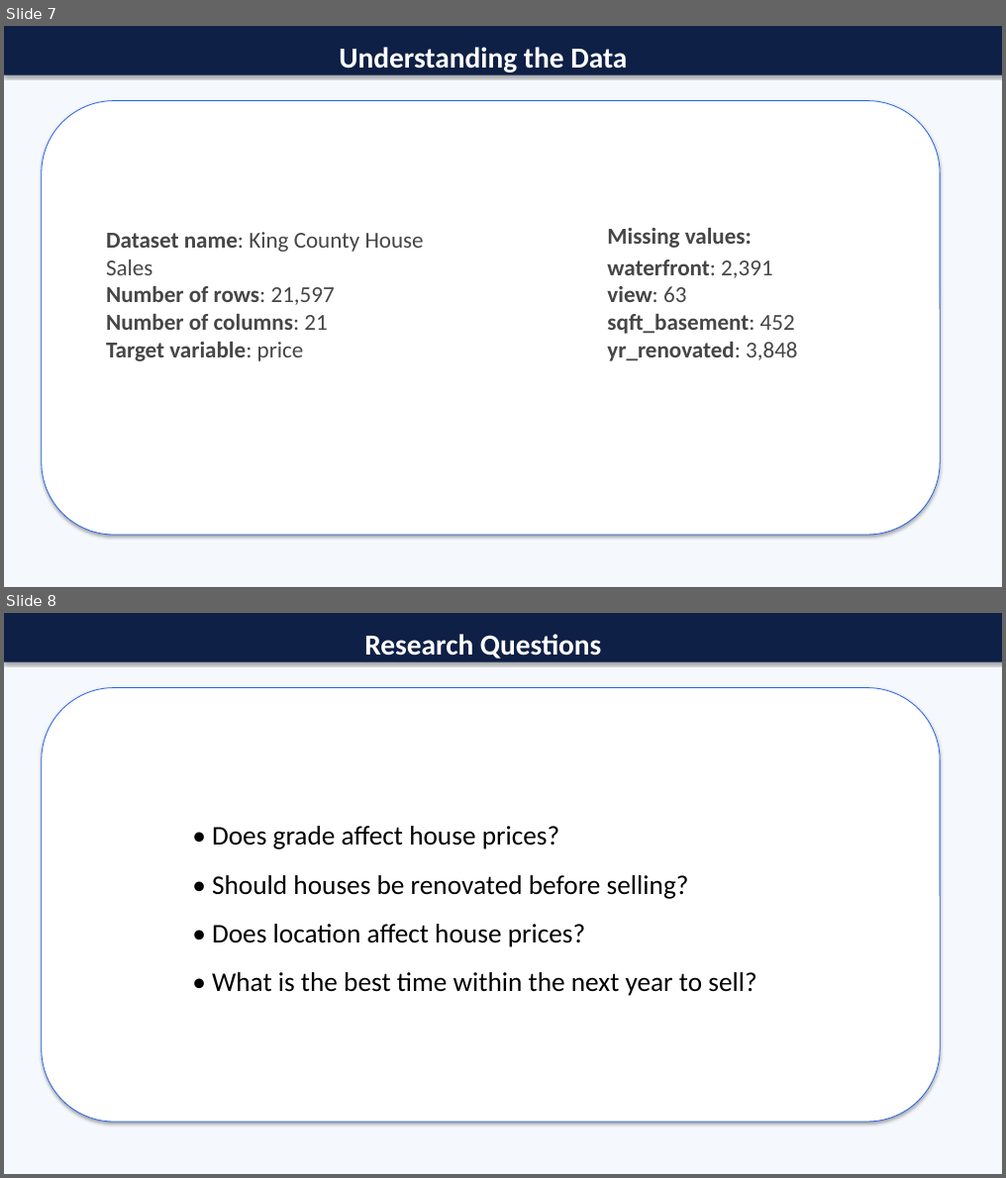
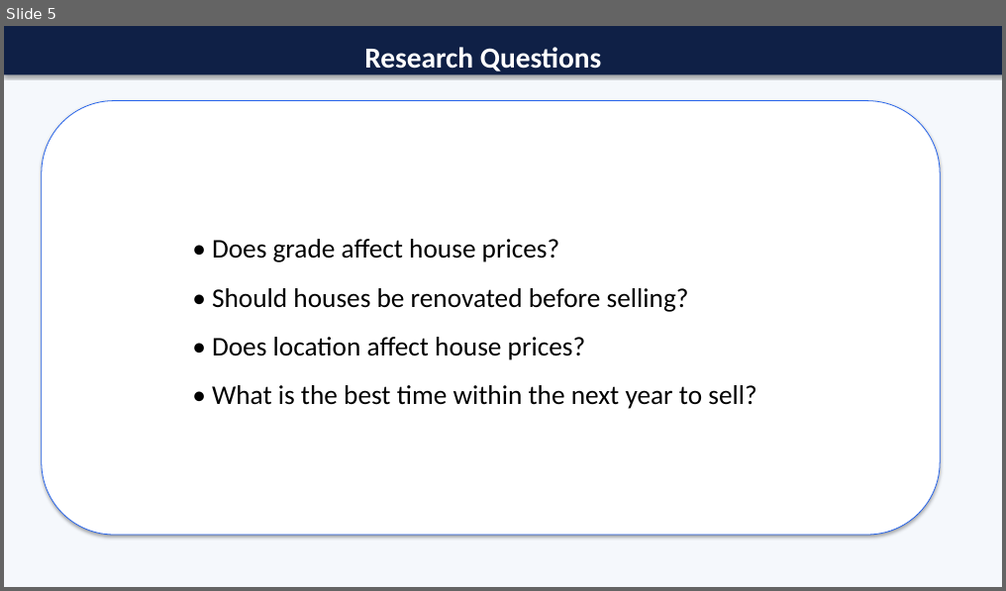
Before and after one commit to elhamrouzban/king_county_housing, a slide deck: Professional_King_County_EDA_Presentation.pptx. Shown one above the other, each under a label of ours: slides 7 and 8 before the commit, slide 5 after it. The pictures are 1006x1178 and 1006x591 pixels, drawn with LibreOffice and Linux fonts; fonts in the diff are those of the drawing. Boxes give left, top, right and bottom in pixels: in the first picture for what was removed or moved away, otherwise in the second. Text is boxed around its words. In the diff, an @@ line names an element or a change of style, - is before the commit and + after.

Commit message:
added new chahge on pptx and cleaning som data

```diff
--- a/Professional_King_County_EDA_Presentation.pptx
+++ b/Professional_King_County_EDA_Presentation.pptx
@@ slide 7 removed at <box>4,26,1002,587</box>, background #F5F8FC @@
@@ rectangle removed at <box>4,26,1002,76</box> @@
@@ text removed at <box>339,47,627,73</box> @@
-Understanding the Data
@@ rounded rectangle removed at <box>42,101,940,535</box> @@
@@ text removed at <box>106,232,424,362</box> @@
-Dataset name: King County House Sales
-Number of rows: 21,597
-Number of columns: 21
-Target variable: price
@@ text removed at <box>607,228,797,362</box> @@
-Missing values:
-waterfront: 2,391
-view: 63
-sqft_basement: 452
-yr_renovated: 3,848
@@ what was slide 8 is now slide 5 @@
```
Also in this commit, not shown: 4 slides changed, 2 other slides removed, 1 other file.
